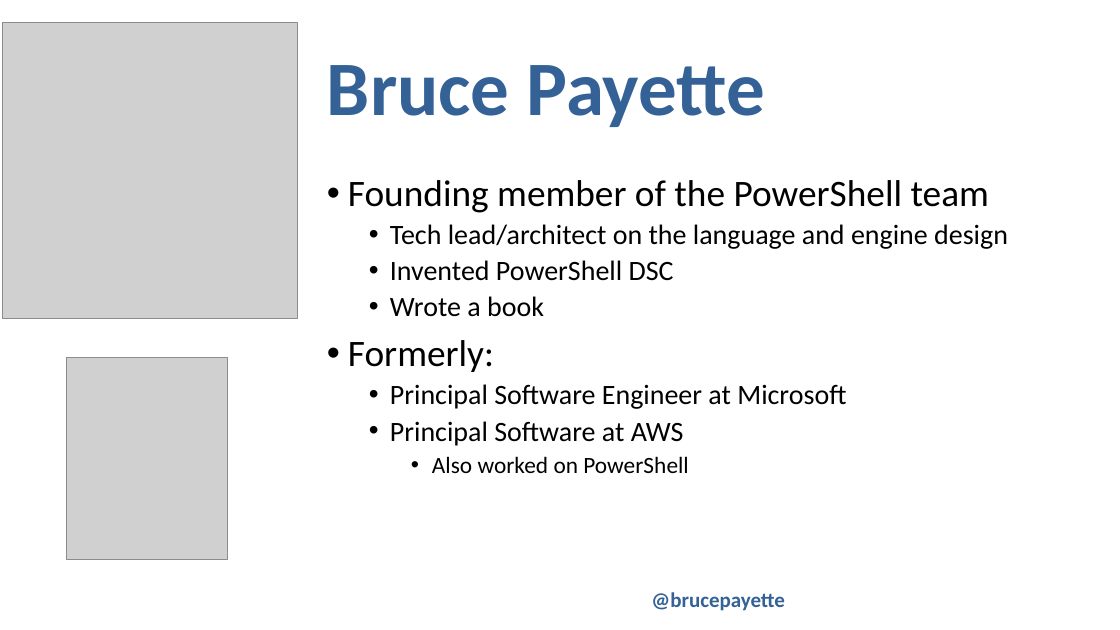
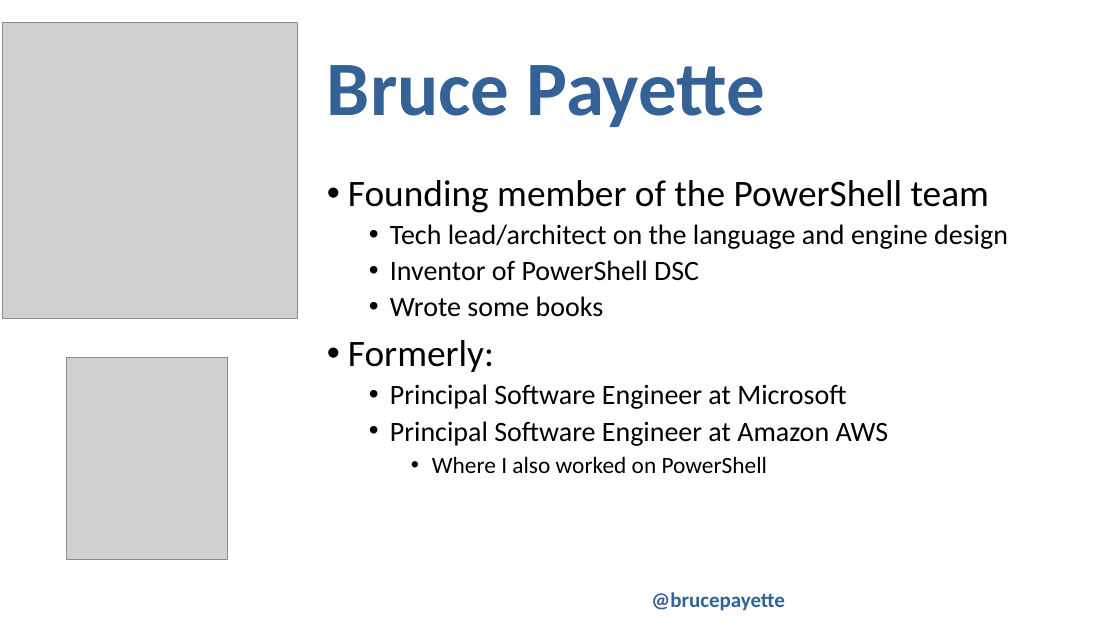
Before and after one commit to BrucePay/PSConfEU2024, a slide deck: slide 7 of payette_2024_closures.pptx. Drawn at 1120x630 pixels with LibreOffice and Linux fonts; fonts in the diff are those of the drawing; grey boxes stand for pictures; background and template pictures are left out. Boxes give left, top, right and bottom in pixels: in the first picture for what was removed or moved away, otherwise in the second. Text is boxed around its words. In the diff, an @@ line names an element or a change of style, - is before the commit and + after.

```diff
--- a/payette_2024_closures.pptx
+++ b/payette_2024_closures.pptx
@@ text at box(390, 260, 699, 317): text changed @@
-  • Invented PowerShell DSC
-  • Wrote a book
+  • Inventor of PowerShell DSC
+  • Wrote some books
@@ text at box(390, 421, 889, 473): text changed @@
-  • Principal Software at AWS
-    • Also worked on PowerShell
+  • Principal Software Engineer at Amazon AWS
+    • Where I also worked on PowerShell
```
Also in this commit, not shown: 5 other slides changed, 5 slides added, 1 slide removed, 1 other file.
